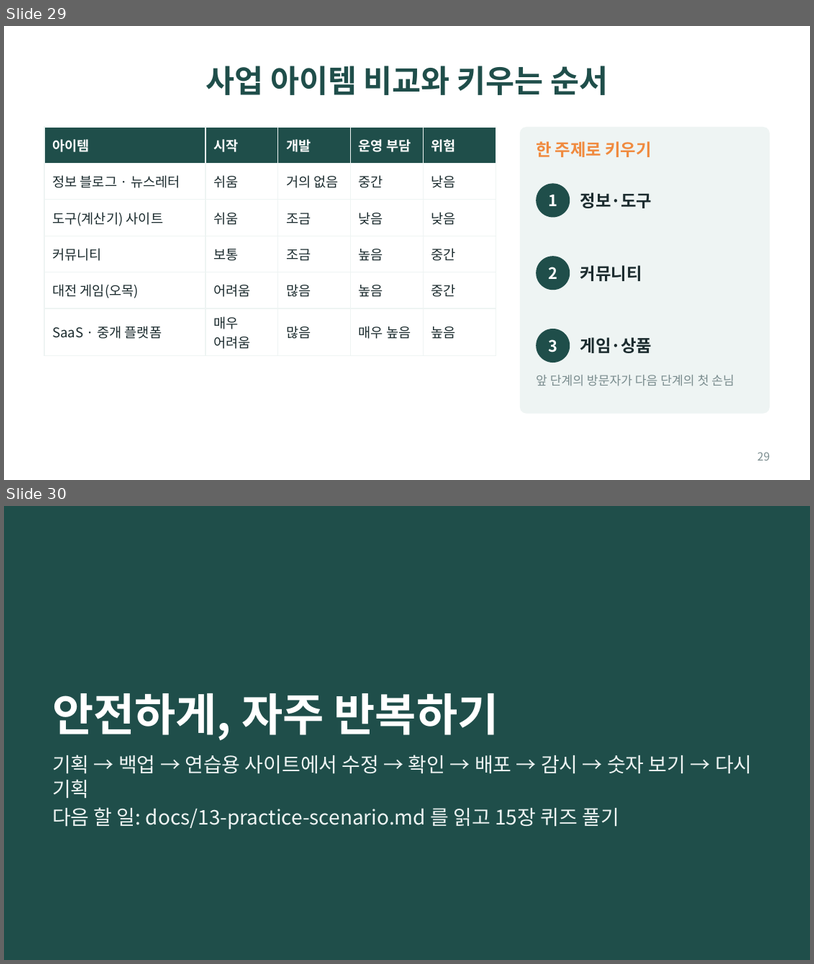
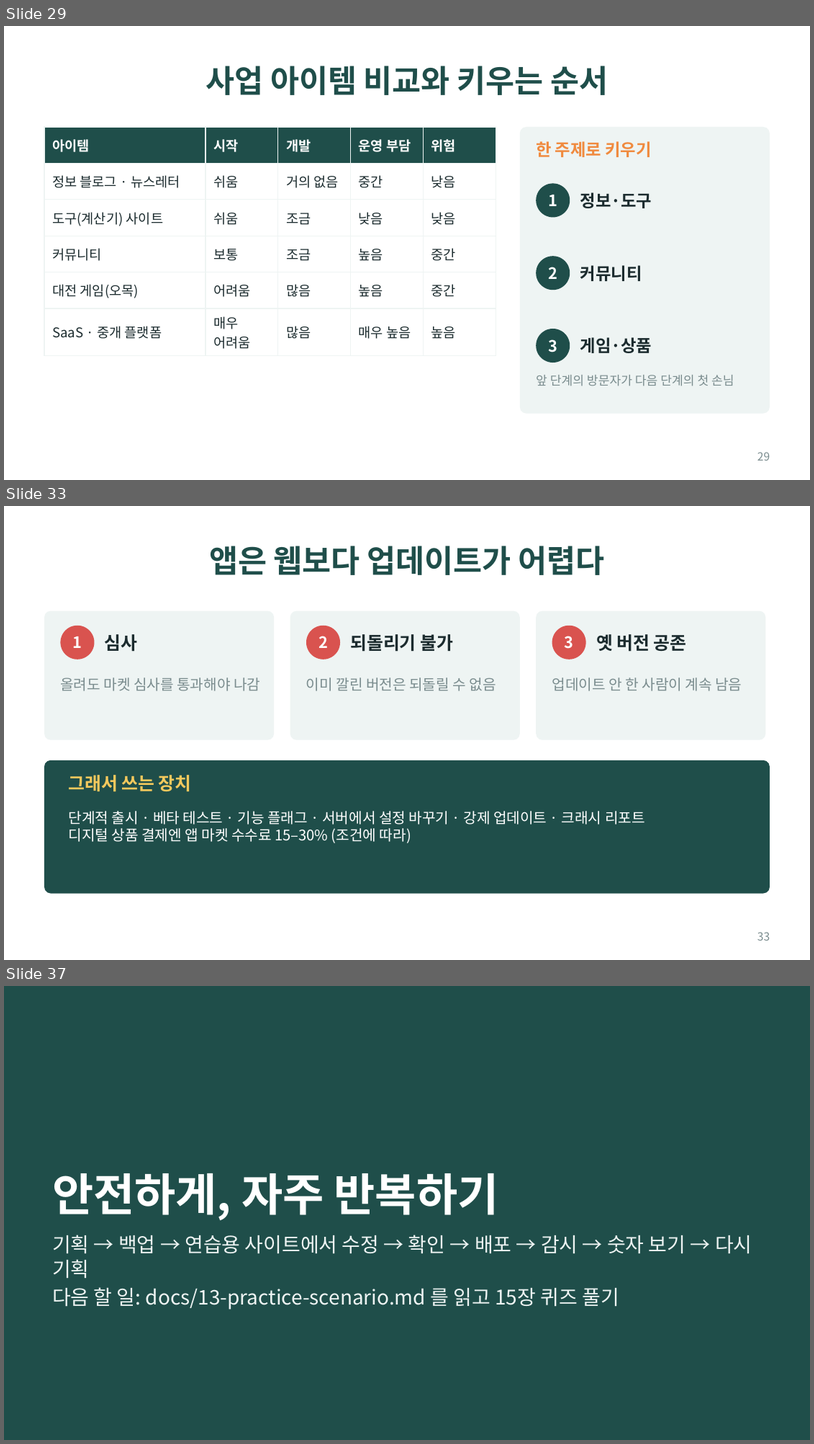
Before and after one commit to bincodin-ko/stanford-study, a slide deck: slides/internet-business-101.pptx. Shown one above the other, each under a label of ours: slides 29 and 30 before the commit, slides 29, 33 and 37 after it; the slides between them are not shown. The pictures are 814x964 and 814x1444 pixels, drawn with LibreOffice and Linux fonts; fonts in the diff are those of the drawing. Boxes give left, top, right and bottom in pixels: in the first picture for what was removed or moved away, otherwise in the second. Text is boxed around its words. In the diff, an @@ line names an element or a change of style, - is before the commit and + after.

```diff
--- a/slides/internet-business-101.pptx
+++ b/slides/internet-business-101.pptx
@@ slide 33 added at (4,506,810,960), background #FFFFFF @@
@@ title added at (209,546,605,575), 28 pt, text #1F4E4A, bold @@
+앱은 웹보다 업데이트가 어렵다
@@ rounded rectangle added at (44,611,274,740), fill #EEF4F3 @@
@@ rounded rectangle added at (291,611,520,740), fill #EEF4F3 @@
@@ rounded rectangle added at (536,611,766,740), fill #EEF4F3 @@
@@ ellipse added at (60,626,94,659), fill #D9534F @@
@@ text added at (105,634,138,651), 16 pt, text #1B2B2E, bold @@
+심사
@@ ellipse added at (306,626,340,659), fill #D9534F @@
@@ text added at (351,634,453,651), 16 pt, text #1B2B2E, bold @@
+되돌리기 불가
@@ ellipse added at (553,626,586,659), fill #D9534F @@
@@ text added at (597,634,687,651), 16 pt, text #1B2B2E, bold @@
+옛 버전 공존
@@ text added at (73,636,82,648), 14 pt, text #FFFFFF, bold @@
+1
@@ text added at (319,636,328,648), 14 pt, text #FFFFFF, bold @@
+2
@@ text added at (565,636,574,649), 14 pt, text #FFFFFF, bold @@
+3
@@ text added at (60,677,260,691), 13 pt, text #7A8C8E @@
+올려도 마켓 심사를 통과해야 나감
@@ text added at (306,677,496,691), 13 pt, text #7A8C8E @@
+이미 깔린 버전은 되돌릴 수 없음
@@ text added at (553,677,742,691), 13 pt, text #7A8C8E @@
+업데이트 안 한 사람이 계속 남음
@@ rounded rectangle added at (44,760,770,893), fill #1F4E4A @@
@@ text added at (69,775,192,792), 16 pt, text #F4C95D, bold @@
+그래서 쓰는 장치
@@ text added at (69,811,646,843), 13 pt, text #FFFFFF @@
+단계적 출시 · 베타 테스트 · 기능 플래그 · 서버에서 설정 바꾸기 · 강제 업데이트 · 크래시 리포트
+디지털 상품 결제엔 앱 마켓 수수료 15–30% (조건에 따라)
@@ page number added at (758,932,770,940), 10 pt, text #7A8C8E @@
+33
@@ what was slide 30 is now slide 37 @@
```
Also in this commit, not shown: 6 other slides added, 12 other files.
